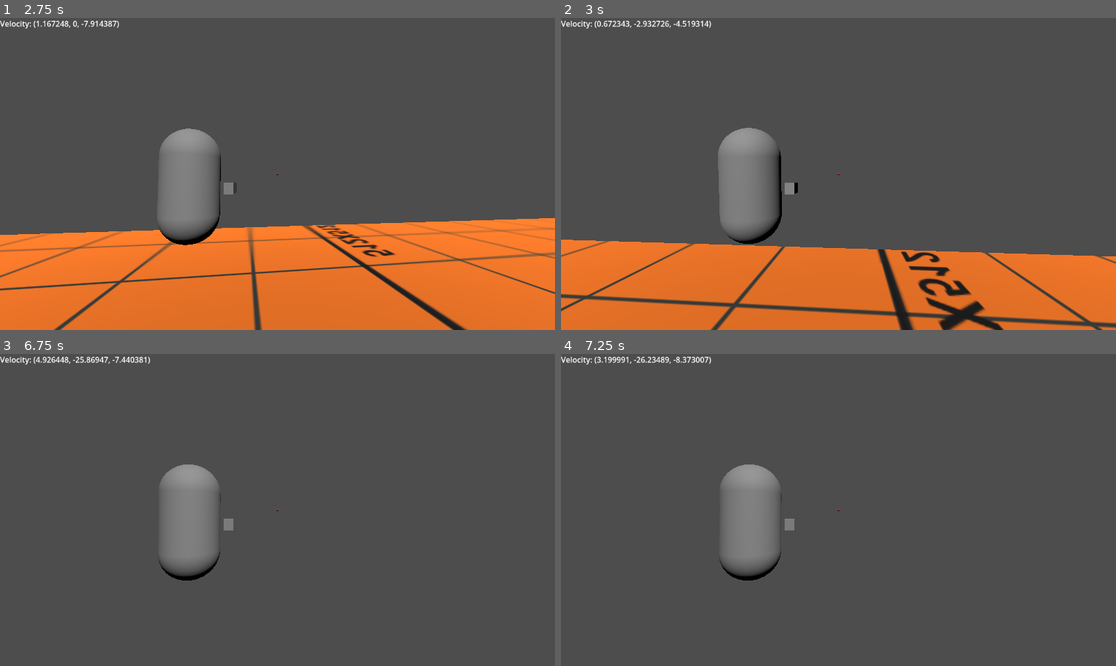
Above: before the commit, frames 1-4 (two rows, left to right).
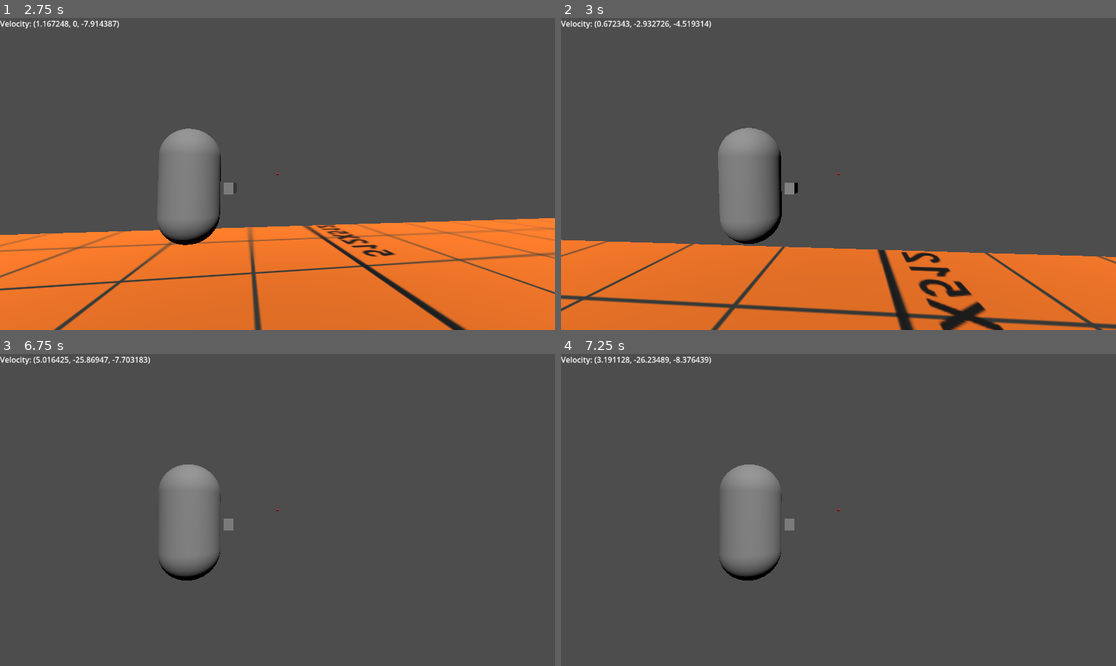
Above: after the commit, the same moments.

Repository: fowrr/ninja-game
Game: Godot game, scene res://testing_grounds.tscn
Same seed, same stepped clock (60 frames per second), same inputs: the game is played once before the commit and once after it.
Inputs (mouse positions are in pixels of both pictures, inside the frame that each line leads up to):
- Up to frame 1 (2.75 s): tap Enter (ui_accept) at 0.5, 0.77, 1.52 s; move the mouse to (305, 174) at 0.52 s; hold Shift (shift) 0.53-1.28 s; hold Up (ui_up) from 0.53 s (still down); move the mouse to (249, 174) at 1.27 s; right-click (249, 174) at 1.35 s; tap Shift (shift) at 1.55 s; move the mouse to (288, 167) at 2.02 s; hold Shift (shift) from 2.03 s (still down)
- Up to frame 2 (3 s): keep holding Up (ui_up); move the mouse to (832, 180) at 2.77 s; release Shift (shift) at 2.78 s; click (832, 180) at 2.85 s
- Up to frame 3 (6.75 s): tap Enter (ui_accept) at 3.02, 3.77, 4.52, 6.02 s; tap Shift (shift) at 3.05, 4.35, 5.3, 5.85 s; move the mouse to (316, 513) at 3.52 s; hold Shift (shift) 3.53-4.28 s; tap Space (space) at 3.6 s; move the mouse to (233, 506) at 4.27 s; move the mouse to (283, 510) at 5.02 s; hold Right mouse button (mouse_right) 5.03-5.78 s; move the mouse to (255, 503) at 5.77 s; release Up (ui_up) at 5.78 s; hold Right (ui_right) 5.78-6.53 s; move the mouse to (305, 510) at 6.52 s; hold Up (ui_up) from 6.53 s (still down); hold Shift (shift) from 6.53 s (still down); click (305, 510) at 6.6 s
- Up to frame 4 (7.25 s): keep holding Up (ui_up); keep holding Shift (shift); tap Enter (ui_accept) at 6.77 s

Frame 1 is identical in both runs. In frame 2, 2.1% of the frame differs, in the area x 0-100%, y 71-100%; in frame 3, 0.1%; in frame 4, less than 0.1%.

Commit message:
i cant move once im slow

Diff:
--- a/bean.gd
+++ b/bean.gd
@@ -51,16 +51,17 @@
 	input = Input.get_vector("ui_left","ui_right","ui_up","ui_down")
 	var horizon_basis = mNode.basis #Check for nMode explanation (second line in unhandled input).
 	apply_central_force(inputVector * vMultiplier * 1 * delta * horizon_basis) #Apply movement
-	if Input.is_action_pressed("shift"):
+	if Input.is_action_pressed("shift") and launchChain == false:
 		max_speed = 8.0
 		vMultiplier = 4000
-	else:
+	elif launchChain == false:
 		max_speed = lerp(max_speed, 3.0, 0.1)
 		vMultiplier = 2500
+
 	if input == Vector2.ZERO and colliding == true:
 		max_speed = lerp(max_speed, 0.0, 0.1)
 
-	print(linear_velocity)
+	#print(launchChain)
 	#print(rope_dir)
 	col()
 
@@ -115,11 +116,15 @@
 		#var tangent_dir = (inputVector - inputVector.dot(rope_dir) * rope_dir).normalized()
 		torque_axis = rope_dir.cross(inputVector).normalized()
 		apply_torque_impulse(torque_axis * 50)
-	elif launchChain == true and colliding == false:
+	elif launchChain == true and colliding == false and launch == false:
+		print(inputVector)
 		torque_axis = null
 		inputVector = Vector3( input.x , 0 ,input.y)
-		apply_central_force(inputVector * mNode.basis)
-		if horizontal_velocity.length() > 8.2:
+		if horizontal_velocity.length() >= 8.2:
+			vMultiplier = lerp(vMultiplier, 1000.00, 0.5)
+			#apply_central_force(inputVector * mNode.basis * vMultiplier)
+		elif horizontal_velocity.length() < 8.2:
+			vMultiplier = 2500
 			horizontal_velocity = horizontal_velocity.normalized() * max_speed
 			linear_velocity = Vector3(horizontal_velocity.x,linear_velocity.y,horizontal_velocity.y)
 	elif launch == false and launchChain == false and Input.is_action_pressed("shift"):
@@ -148,6 +153,7 @@
 func _on_grapple_controller_retracted():
 	launch = false
 	rope_dir = null
+	vMultiplier = 5000
 
 
 
